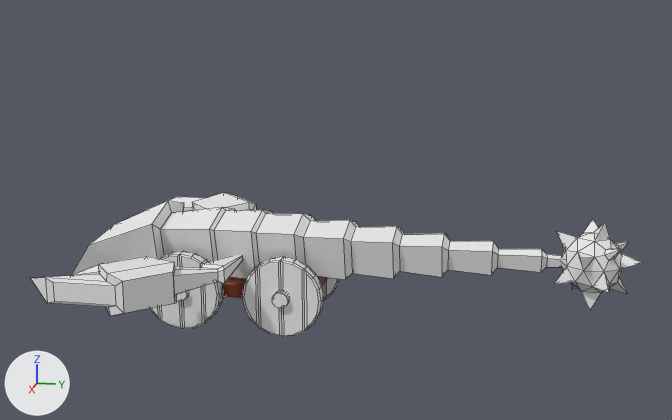
Two versions of the Blender file Game 110 - Computer Graphics and modelling/Lab9/Diallpion.blend, one commit apart.
Camera for both pictures: a camera (50 mm lens) standing at (22.47, 6.89, 7.6) and looking at (0.04, 2.41, 1.99). Every picture has the same lights, and +X, +Y and +Z are marked at lower left. Both versions are drawn at the pose saved in each file; the numbers are the values there. Mesh edges are drawn as thin lines on the coarser meshes.

Objects in the first picture: 'Body', 'Claw Left', 'Claw Left.001', 'axle', 'axle.001'.
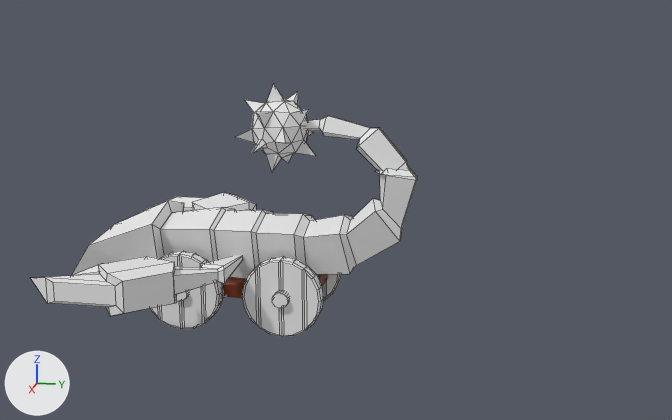
Pixel boxes (x1, y1, x2, y2) of what changed, in the pictures (672 x 420 px; the box of a moved part takes in the faces that stretch with it):
'Body', reshaped (39% narrower, 78% taller): before (71, 201, 641, 310); after (71, 84, 418, 279)
part 1 of me_cube_002, moved or reshaped: before (554, 219, 641, 310); after (236, 84, 315, 172)
part 2 of me_cube_002, moved or reshaped: before (303, 220, 563, 280); after (303, 116, 418, 274)

What the commit changed:
me_cube_002 is used by ob_body; location (0.0, -1.3, 0.9); scale (0.7, 0.7, 0.7).
me_cube_002 had 211 vertices, 260 faces and spanned x -1.7..1.7, y -5.0..15.9, z -1.6..1.7.
me_cube_002 now has 211 vertices, 260 faces and spans x -1.9..1.7, y -5.0..8.2, z -1.6..6.0.
me_cube_002 part 1: the loose piece of 61 vertices spanning x -1.5..1.5, y 13.0..15.9, z -1.5..1.7 is multiplied about its middle by the matrix ((0.988, 0.041, 0.146), (0.028, -0.996, 0.09), (0.149, -0.084, -0.985)), then moved by (-0.4, -11.5, 4.3).
me_cube_002 part 2: 84 of 211 vertices moved; they spanned x -1.2..1.2, y 5.8..14.0, z -0.8..1.2 and now span x -1.2..1.2, y 3.4..8.2, z -0.6..4.9; mean shift (-0.3, -3.3, 2.8); largest move (0.1, 14.0, -0.1) -> (-0.3, 3.5, 4.6).
